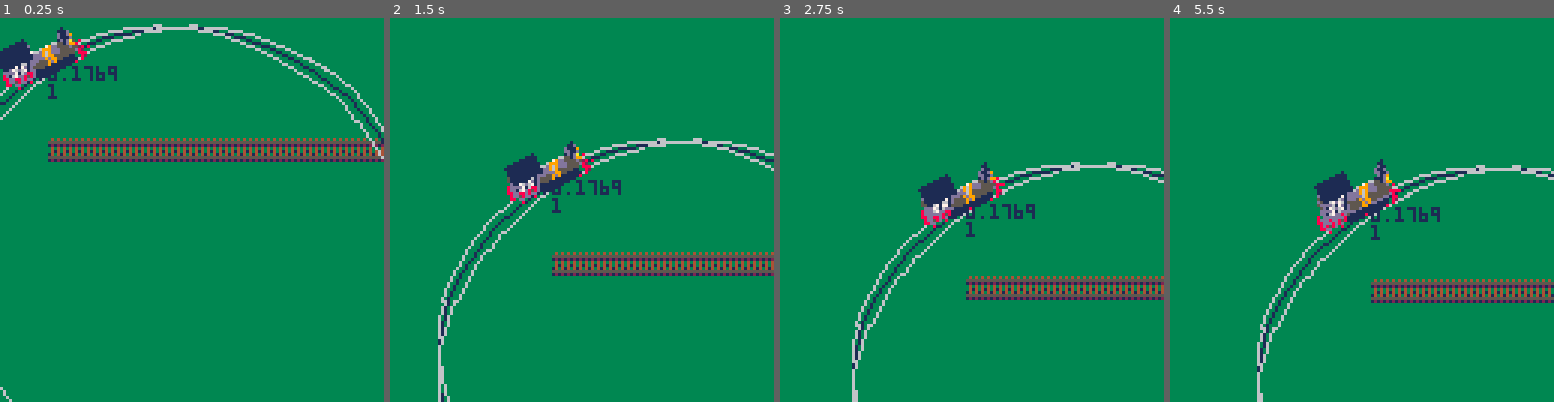
Above: before the commit, frames 1-4 (left to right).
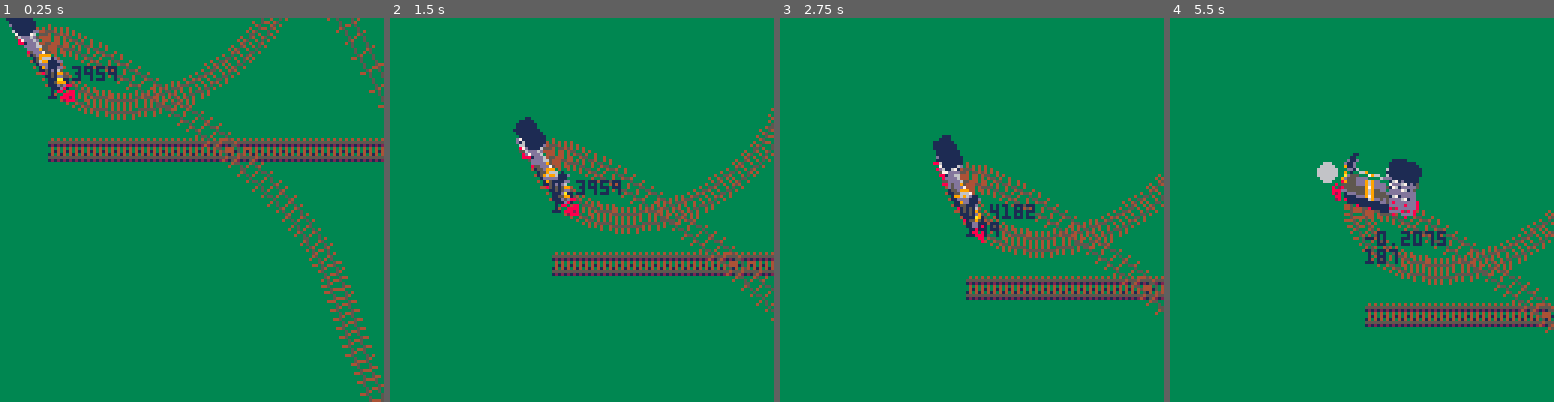
Above: after the commit, the same moments.

Repository: stephanvdwoerd/carts
Game: PICO-8 cartridge loco.p8
Same seed, same stepped clock (60 frames per second), same inputs: the game is played once before the commit and once after it.
Inputs:
- Up to frame 1 (0.25 s): no input
- Up to frame 2 (1.5 s): tap X (X key) at 1.07 s
- Up to frame 3 (2.75 s): hold Left 1.97-2.37 s; tap X (X key) at 2.07, 2.4, 2.73 s; hold Down from 2.42 s (still down)
- Up to frame 4 (5.5 s): release Down at 2.82 s; hold Right 2.87-3.53 s; tap X (X key) every 0.33 s from 3.07 to 5.4 s; hold Up 3.58-4.08 s; hold Right 4.13-4.53 s; hold Down 4.58-5.08 s; hold Left from 5.13 s (still down)

The runs differ from the first frame. In frame 1, 11% of the frame differs, in the area x 0-100%, y 0-100%; in frame 2, 8.5%; in frame 3, 7.9%; in frame 4, 13%, in the area x 22-100%, y 35-100%.

Commit message:
metronome

Diff:
--- /dev/null
+++ b/bezzy cubic.p8
@@ -0,0 +1,141 @@
+pico-8 cartridge // http://www.pico-8.com
+version 18
+__lua__
+function _init()
+    p0={
+    x=20,
+    y=100,
+    }
+    p1={
+    x=80,
+    y=100,
+    }
+    p2={
+    x=20,
+    y=60,
+    }
+    p3={
+    x=80,
+    y=60,
+    }
+    t=0
+    cp=2
+end
+…(6 lines of a section not shown)…
+function lv(v1,v2,t)
+    return (1-t)*v1+t*v2
+end
+
+--Quadratic Bezier Curve Vector
+function qbcvector(v1,v2,v3,t)
+    return  lv(lv(v1,v3,t), lv(v3,v2,t),t)
+end
+
+
+--draw bezier curve
+
+--x1,y1 = starting point
+--x2,y2 = end point
+--x3,y3 = 3rd manipulating point
+--n = "smoothness"
+--c = color
+function drawqbc(x1,y1,x2,y2,x3,y3,n,c)
+    for i = 1,n do
+        local t = i/n
+       pset(qbcvector(x1,x2,x3,t),qbcvector(y1,y2,y3,t),c)
+    end
+end
+
+-- cubic bezier curve vector
+function cbcvector(v1,v2,v3,v4,t)
+    return  lv(qbcvector(v1,v2,v3,t), qbcvector(v1,v2,v4,t),t)
+end
+--draw cubic bezier curve
+function drawcbc(x1,y1,x2,y2,x3,y3,x4,y4,n,c)
+    for i = 1,n do
+        local t = i/n
+        pset(cbcvector(x1,x2,x3,x4,t),cbcvector(y1,y2,y3,y4,t),c)
+    end
+end
+function _update()
+    t %=1
+    t+=0.01
+    if btnp(❎)   then
+        if cp==2 then
+        cp=3
+        else
+        cp=2
+        end
+    end
+    if btn(➡️) then
+        if cp == 2 then
+        p2.x+=1
+        else
+        p3.x+=1
+        end
+    end
+    if btn(⬅️) then
+        if cp == 2 then
+            p2.x-=1
+            else
+            p3.x-=1
+            end
+    end
+    if btn(⬇️) then
+        if cp == 2 then
+            p2.y+=1
+            else
+            p3.y+=1
+            end
+    end
+    if btn(⬆️) then
+        if cp == 2 then
+            p2.y-=1
+            else
+            p3.y-=1
+            end
+    end
+end
+function _draw()
+    cls()
+    print(t,11)
+    print(cp,0,30,7)
+    --curve
+    --drawqbc(p0.x,p0.y,p1.x,p1.y,p2.x,p2.y,150,2)
+    drawcbc(p0.x,p0.y,p1.x,p1.y,p2.x,p2.y,p3.x,p3.y,150,2)
+
+
+    --points
+    pset(p0.x,p0.y,11)
+    pset(p1.x,p1.y,11)
+    pset(p2.x,p2.y,11)
+    pset(p3.x,p3.y,11)
+    --moving line
+    line(lv(p2.x,p1.x,t),lv(p2.y,p1.y,t),lv(p0.x,p2.x,t),lv(p0.y,p2.y,t),12)
+
+    line(lv(p3.x,p1.x,t),lv(p3.y,p1.y,t),lv(p0.x,p3.x,t),lv(p0.y,p3.y,t),12)
+    line(qbcvector(p0.x,p1.x,p2.x,t),qbcvector(p0.y,p1.y,p2.y,t),qbcvector(p0.x,p1.x,p3.x,t),qbcvector(p0.y,p1.y,p3.y,t),12)
+    --moving points
+    pset(lv(p0.x,p1.x,t),lv(p0.y,p1.y,t),7)
+    pset(lv(p2.x,p1.x,t),lv(p2.y,p1.y,t),7)
+    pset(lv(p0.x,p2.x,t),lv(p0.y,p2.y,t),7)
+    --moving line
+   --line(lv(p2.x,p1.x,t),lv(p2.y,p1.y,t),lv(p0.x,p2.x,t),lv(p0.y,p2.y,t),12)
+    --moving curved point
+    pset(qbcvector(p0.x,p1.x,p2.x,t),qbcvector(p0.y,p1.y,p2.y,t),7)
+    pset(qbcvector(p0.x,p1.x,p3.x,t),qbcvector(p0.y,p1.y,p3.y,t),7)
+    pset(cbcvector(p0.x,p1.x,p2.x,p3.x,t),cbcvector(p0.y,p1.y,p2.y,p3.y,t),7)
+
+end
+__gfx__
+00000000000000000000000000000000000000000000000000000000000000000000000000000000000000000000000000000000000000000000000000000000
+00000000000000000000000000000000000000000000000000000000000000000000000000000000000000000000000000000000000000000000000000000000
+00700700000000000000000000000000000000000000000000000000000000000000000000000000000000000000000000000000000000000000000000000000
+00077000000000000000000000000000000000000000000000000000000000000000000000000000000000000000000000000000000000000000000000000000
+00077000000000000000000000000000000000000000000000000000000000000000000000000000000000000000000000000000000000000000000000000000
+00700700000000000000000000000000000000000000000000000000000000000000000000000000000000000000000000000000000000000000000000000000
--- /dev/null
+++ b/drunk_metro.p8
@@ -0,0 +1,140 @@
+pico-8 cartridge // http://www.pico-8.com
+version 18
+__lua__
+function _init()
+	c4=1
+	c16 = 1
+	c64=1
+	notes={
+	{{2},{4},{4},{4}},
+	{{3},{4},{4},{4}},
+	{{2},{4},{4},{4}},
+	{{3},{4},{4},{4}}
+	}
+	squars={}
+
+end
+
+function _update()
+	if c64 ==5 then
+		c64 =1
+		c16+=1
+	end
+	if c16 ==5 then
+		c16 = 1
+		c4 +=1
+	end
+	if c4== 5 then
+		c4 =1
+	end
+
+	if	c64 == 1 then
+		sfx(notes[c4][c16][1])
+		if c16==1 then
+
+
+			---metronome sounds
+			if c4 ==1 then
+				sfx(0)
+			else
+				sfx(1)
+			end
+		end
+	end
+
+	c64+=1
+end
+
+
+function _draw()
+	cls()
+	print(c64)
+	print(c16)
+	print(c4)
+	drawgrid(20,20,5)
+
+end
+--w is with of each block
+--h is height off each block
+function drawgrid(w,h,space)
+
+
+	for i ,n in pairs(notes) do
+		for index, s in pairs(notes[i]) do
+			if index  == 1 then
+				local x0 = 20
+				local y0 = 20+ (h + space)*(i-1)
+				local x1 = 20+w
+				local y1 = 20+ (h + space)*(i-1)+h
+
+				local c = 6
+
+					if notes[i][index][1] == 4 then
+						c = 11
+					elseif notes[i][index][1] == 2 then
+						c=9
+
+					elseif notes[i][index][1] == 3 then
+						c=12
+					elseif notes[i][index][1] == 4 then
+						c = 11
+					end
+					rectfill(x0+3,y0+3,x0+4,y0+4,c )
+				if i == c4 and index == c16 then
+					rectfill(x0,y0,x1,y1,c)
+				end
+
+				rect(x0,y0,x1,y1,7)
+			elseif index > 1 then
+
+				local x0 = 20 + (w + space)*(index-1)
+				local y0 = 20+ (h + space)*(i-1)
+				local x1 = 20+ (w + space)*(index-1)+w
+				local y1 = 20+ (h + space)*(i-1)+h
+				local y0 = 20+ (h + space)*(i-1)
+
+				local c = 6
+
+					if notes[i][index][1] == 4 then
+						c = 11
+					elseif notes[i][index][1] == 2 then
+						c=9
+
+					elseif notes[i][index][1] == 3 then
+						c=12
+					elseif notes[i][index][1] == 4 then
+						c = 11
+					end
+
+				rectfill(x0+3,y0+3,x0+4,y0+4,c )
+				if i == c4 and index == c16 then
+
+					rectfill(x0,y0,x1,y1,c)
+				end
+
+				rect(x0,y0,x1,y1,7)
+
+			end
+		end
+
+
+	end
+end
+…(18 lines of a section not shown)…
--- a/loco.p8
+++ b/loco.p8
@@ -2,6 +2,7 @@
 version 18
 __lua__
 function _init()
+	t=0
 	cam={
 	x=0,
 	y=0
@@ -19,7 +20,8 @@
 	acc=0.01,
 	drag=0.99,
 	a=0,
-	currentpoint=1
+	currentpoint=1,
+	tuff=0
 
 	}
 demom=1
@@ -30,23 +32,35 @@
 {x=100,y=10},
 {x=110,y=120},
 {x=-10,y=120},
+{x=-100,y=50}
 }
 roughcpoints={
 	{x=50,y=-30},
 	{x=150,y=70},
 	{x=70,y=180},
-	{x=-70,y=50},
+	{x=-100,y=170},
+	{x=-20,y=20}
 	}
+curvepoints={}
 trackpoints={ }
-railsinit()
+puffs={}
+--railsinit(20)
+inittrail(curvepoints,trackpoints,5,50,500)
 end
 
 function _update()
-
+	t+=1
 	camera(cam.x, cam.y)
 	cam.y= lerp(loco.y-64, cam.y, 0.96)
 	cam.x= lerp(loco.x-64, cam.x, 0.96)
 
+	loco.tuff += abs(loco.spd / 4)
+
+	if loco.tuff > 1 and abs(loco.spd) >0.05  then
+		makepuff(loco.x +8*cos(1-loco.a+0.25) -6*xlayermult(loco.x),loco.y +8*sin(1-loco.a+0.25) -6*ylayermult(loco.y),0.33)
+		loco.tuff = 0
+		sfx(0)
+	end
 
 
 
@@ -97,24 +111,39 @@
 
 
 	rails()
-	if loco.currentpoint+1 <= #trackpoints then
-		if abs( trackpoints[loco.currentpoint+1].x - loco.x )<3 and abs( trackpoints[loco.currentpoint+1].y - loco.y )<3then
-
+	if loco.spd >0 then
+		if loco.currentpoint+1 <= #trackpoints then
+			if abs( trackpoints[loco.currentpoint+1].x - loco.x )<1 and abs( trackpoints[loco.currentpoint+1].y - loco.y )<1then
+				loco.x = trackpoints[loco.currentpoint+1].x
+				loco.y = trackpoints[loco.currentpoint+1].y
 				loco.currentpoint+=1
-		end
-	else
+			end
+		else
 
 			loco.currentpoint=1
-
-
-	end
-
+		end
+
+
+	elseif loco.spd<0 then
+
+		if loco.currentpoint-1 > 0 then
+			if abs( trackpoints[loco.currentpoint].x - loco.x )<1 and abs( trackpoints[loco.currentpoint].y - loco.y )<1then
+				loco.x = trackpoints[loco.currentpoint].x
+				loco.y = trackpoints[loco.currentpoint].y
+				loco.currentpoint-=1
+			end
+		else
+
+			loco.currentpoint=#trackpoints
+		end
+	end
 	loco.a = trackpoints[loco.currentpoint].a
 
 	--layerdraw(loco.x,loco.y,loco.layers,loco.w)
 	layerdrawr(loco.x,loco.y,loco.layersx,loco.layersy,loco.w,loco.a-0.25)
 	print(loco.a)
 	print(loco.currentpoint)
+	drawpuffs()
 end
 -->8
 --graphics
@@ -183,18 +212,22 @@
 
 
 -->8
-function railsinit()
+--rails
+--[[
+function railsinit(n)
 	for i,p in pairs(roughpoints) do
 		if i+1 <=  #roughpoints then
 			maketrackpart(p.x,p.y,roughpoints[i+1].x,roughpoints[i+1].y,
-			roughcpoints[i].x,roughcpoints[i].y,20,trackpoints)
+			roughcpoints[i].x,roughcpoints[i].y,n,trackpoints)
 		else
 			maketrackpart(p.x,p.y,roughpoints[1].x,roughpoints[1].y,
-			roughcpoints[i].x,roughcpoints[i].y,20,trackpoints)
-		end
-	end
-end
+			roughcpoints[i].x,roughcpoints[i].y,n,trackpoints)
+		end
+	end
+end
+--]]
 --rails
+
 function rails()
 
 
@@ -220,15 +253,87 @@
 
 
 		--print(t.a)
-		line(t.x,t.y,nextx,nexty,1)
-		line(t.x+3*cos(t.a+0.25),t.y+3*sin(t.a+0.25)
-		,nextx+3*cos(t.a+0.25), nexty+3*sin(t.a+0.25),6)
-
-
-
-		line(t.x-3*cos(t.a+0.25),t.y-3*sin(t.a+0.25)
-		, nextx-3*cos(t.a+0.25), nexty-3*sin(t.a+0.25),6)
-	end
+		line(t.x-4*cos(1-t.a),t.y-4*sin(1-t.a),t.x,t.y,4)
+		line(t.x+4*cos(1-t.a),t.y+4*sin(1-t.a),t.x,t.y,4)
+
+		--line(t.x,t.y,nextx,nexty,1)
+
+		line(t.x-2*cos(1-t.a),t.y-2*sin(1-t.a),nextx-2*cos(1-t.a),nexty-2*sin(1-t.a),5)
+		line(t.x+2*cos(1-t.a),t.y+2*sin(1-t.a),nextx+2*cos(1-t.a),nexty+2*sin(1-t.a),5)
+		--line(t.x+3*cos(t.a+0.25),t.y+3*sin(t.a+0.25)
+		--,nextx+3*cos(t.a+0.25), nexty+3*sin(t.a+0.25),6)
+
+
+
+		--line(t.x-3*cos(t.a+0.25),t.y-3*sin(t.a+0.25)
+		--, nextx-3*cos(t.a+0.25), nexty-3*sin(t.a+0.25),6)
+
+	end
+end
+
+function inittrail(points,trackpoints,n1,n2,n3)
+
+    for i = 1,n1 do
+        if i == 1 then
+        add(points,
+            {x=0,y=0,cp={{x=0,y=0},{x=0,y=0}}}
+        )
+        elseif i >1 and i < n1 then
+            local x = n3 - rnd(n3)-(n3/2)
+            local y = n3 - rnd(n3)-(n3/2)
+           --x %= 128
+        	--y %= 128
+            add(points,
+            {x=x,y=y,cp={{x=0,y=0},{x=0,y=0}}}
+        )
+
+        end
+    end
+…(4 lines of a section not shown)…
+    for i,p in pairs(points) do
+
+        if i == 1 then
+            p.cp[1].x = p.x +rnd(140)-70
+            p.cp[1].y = p.y +rnd(140)-70
+            p.cp[2].x = points[i+1].x +rnd(140)-70
+            p.cp[2].y = points[i+1].y +rnd(140)-70
+            makecbcpoints(p.x,p.y,points[i+1].x,points[i+1].y,
+            p.cp[1].x,p.cp[1].y,p.cp[2].x,p.cp[2].y,n2,trackpoints)
+        end
+       if i >1 and i< #points then
+
+          --  local ba = atan2(p.x-points[i-1].cp2.x,
+            --p.y-points[i-1].cp2.x)
+            local xdist = p.x-points[i-1].cp[2].x
+            local ydist = p.y-points[i-1].cp[2].y
+
+            p.cp[1].x = p.x + xdist
+			p.cp[1].y = p.y + ydist
+
+            p.cp[2].x = points[i+1].x +rnd(140)-70
+            p.cp[2].y = points[i+1].y +rnd(140)-70
+
+			makecbcpoints(p.x,p.y,points[i+1].x,points[i+1].y,
+            p.cp[1].x,p.cp[1].y,p.cp[2].x,p.cp[2].y,n2,trackpoints)
+        end
+        if i == #points then
+            local xdist = p.x-points[i-1].cp[2].x
+            local ydist = p.y-points[i-1].cp[2].y
+            local xdist2 = points[1].x-points[1].cp[1].x
+            local ydist2 = points[1].y-points[1].cp[1].y
+
+            p.cp[1].x = p.x + xdist
+            p.cp[1].y = p.y + ydist
+            p.cp[2].x =  points[1].x + xdist2
+            p.cp[2].y =  points[1].y + ydist2
+            makecbcpoints(p.x,p.y,points[1].x,points[1].y,
+            p.cp[1].x,p.cp[1].y,p.cp[2].x,p.cp[2].y,n2,trackpoints)
+        end
+
+    end
 end
 
 function lv(v1,v2,t)
@@ -239,6 +344,10 @@
 function qbcvector(v1,v2,v3,t)
     return  lv(lv(v1,v3,t), lv(v3,v2,t),t)
 end
+function cbcvector(v1,v2,v3,v4,t)
+    return  lv(qbcvector(v1,v2,v3,t), qbcvector(v1,v2,v4,t),t)
+end
+
 --n = "smoothness"
 -- trackpoint contain {x=0,y=0,a=0},
 function maketrackpart(x1,y1,x2,y2,x3,y3,n,track)
@@ -248,12 +357,68 @@
        --pset(qbcvector(x1,x2,x3,t),qbcvector(y1,y2,y3,t),c)
     end
 end
+function makecbcpoints(x1,y1,x2,y2,x3,y3,x4,y4,n,trackpoints)
+    for i = 1,n do
+        local t = i/n
+        local x=cbcvector(x1,x2,x3,x4,t)
+        local y=cbcvector(y1,y2,y3,y4,t)
+
+        add(trackpoints,
+        {x=x,
+        y=y} )
+    end
+end
 function drawqbc(x1,y1,x2,y2,x3,y3,n,c)
     for i = 1,n do
         local t = i/n
        pset(qbcvector(x1,x2,x3,t),qbcvector(y1,y2,y3,t),c)
     end
 end
+-->8
+--puffypuff
+function makepuff(x1,y1,a)
+	add(puffs,
+		{
+			x=x1,
+			y=y1,
+			vx=cos(a)/4+rnd(0.1)-0.05,
+			vy=sin(a)/4+rnd(0.1)-0.05,
+			t=0,
+			mt=50+rnd(40)-20,
+			c=7,
+			ms=4+rnd(2)-1,
+			s=2
+		}
+	)
+end
+function drawpuffs()
+	for p in all(puffs) do
+		p.t+=1
+		local tp = p.t/p.mt
+
+		p.x+=p.vx
+		p.y+=p.vy
+		if tp > 0.5 then
+			p.c =6
+		end
+		p.s =1+ flr( (p.ms) *tp)
+
+		if p.t > 40 then
+			p.c =5
+		end
+
+
+
+		circfill(p.x,p.y,p.s,p.c)
+		fillp()
+
+		if p.t > 50 then
+			del(puffs,p)
+		end
+	end
+end
+
+
 __gfx__
 00000000000000000000000000000000000000000000000000000000000000000000000000000000000000000000000000000000000000000000000000000000
 00000000000000000000000000000000000000000000000000000000000000000000000000000000000000000000000000000000000000000000000000000000
@@ -300,13 +465,13 @@
 00000000000000000000000000000000000000000000000000000000000000000000000000000000000000000000000000000000000000000000000000000000
 00000000000000000000000000000000000000000000000000000000000000000000000000000000000000000000000000000000000000000000000000000000
 00000000000000000000000000000000000000000000000000000000000000000000000000000000000000000000000000000000000000000000000000000000
-00000000000000000000000000000000000000000000000000000000000000000000000001111111111100000000000000000000000000000000000000000000
+00000000000000000000000000000000000000000000000000000000000000000000000000111111111000000000000000000000000000000000000000000000
 0dd1671671d000000000000000000000000000000000000000000000000000000000000001111111111100000000000000000000000000000000000000000000
 05dddddddd7000000000000100000000000000000000000000000000000000000000000001111111111100000000000110000000000000000000000000000000
 05dddddddd6066669796661116900000000000000000000000000000000000000000000001111111111100000000000110000000000000000000000000000000
 05dddddddd7000000000000100000000000000000000000000000000000000000000000001111111111100000000000110000000000000000000000000000000
 0dd1761761d000000000000000000000000000000000000000000000000000000000000001111111111100000000000000000000000000000000000000000000
-00000000000000000000000000000000000000000000000000000000000000000000000001111111111100000000000000000000000000000000000000000000
+00000000000000000000000000000000000000000000000000000000000000000000000000111111111000000000000000000000000000000000000000000000
 0000000000000000000000000000000000000000000000d676d00000000000000000000000000000000000000000000000000000000000000000000000000000
 0000000000000000000000000000000000000000000000ddddd00000000000000000000000000000000000000000000000000000000000000000000000000000
 00000000000000000000000000000000000000000000001ddd100000000000000000000000000000000000000000000000000000000000000000000000000000
--- /dev/null
+++ b/metronome.p8
@@ -0,0 +1,169 @@
+pico-8 cartridge // http://www.pico-8.com
+version 18
+__lua__
+function _init()
+	c4=1
+	c16 = 1
+	c64=1
+	notes={
+	{{2,4},{4},{4},{4}},
+	{{3,2,4},{4},{4},{4,2}},
+	{{2,4},{4},{4},{4}},
+	{{3,2,4},{4},{4},{4,2}}
+	}
+
+	mouse={
+		x=0,
+		y=0,
+		ispressed = false,
+		hasclicked= false
+	}
+	selectednote = 5
+	poke(0x5F2D, 1)
+	metroon=false
+end
+
+function _update()
+	mouse.x =stat(32)
+	mouse.y=stat(33)
+	if stat(34)== 1 then
+		mouse.ispressed  = true
+	else
+		mouse.ispressed = false
+		mouse.hasclicked = false
+	end
+
+	if c64 ==5 then
+		c64 =1
+		c16+=1
+	end
+	if c16 ==5 then
+		c16 = 1
+		c4 +=1
+	end
+	if c4== 5 then
+		c4 =1
+	end
+
+	if	c64 == 1 then
+		for i,n in pairs(notes[c4][c16]) do
+			sfx(notes[c4][c16][i])
+		end
+		if c16==1 then
+
+
+			---metronome sounds
+			if c4 ==1 and metroon then
+				sfx(0)
+			elseif metroon then
+				sfx(1)
+			end
+		end
+	end
+
+	c64+=1
+	if btnp(❎)   then
+		metroon = not metroon
+	end
+end
+
+
+function _draw()
+	cls()
+	drawgrid(20,20,5)
+	spr(0,mouse.x-1,mouse.y-1)
+	print(mouse.ispressed)
+
+end
+--w is with of each block
+--h is height off each block
+function drawgrid(w,h,space)
+
+
+	for i ,n in pairs(notes) do
+		for ii, s in pairs(notes[i]) do
+			local c =
+			{6,0,0,0}
+			local x0 = 0
+			local y0 = 0
+			local x1 = 0
+			local y1 = 0
+			if ii  == 1 then
+				x0 = 20
+				y0 = 20+ (h + space)*(i-1)
+				x1 = 20+w
+				y1 = 20+ (h + space)*(i-1)+h
+
+
+			elseif ii > 1 then
+
+				x0 = 20 + (w + space)*(ii-1)
+				y0 = 20+ (h + space)*(i-1)
+				x1 = 20+ (w + space)*(ii-1)+w
+				y1 = 20+ (h + space)*(i-1)+h
+
+			end
+			local ishovering = false
+
+			if mouse.x > x0 and mouse.x< x1 and mouse.y > y0 and mouse.y< y1 then
+				ishovering= true
+				rectfill(x0,y0,x1,y1,5)
+				if mouse.ispressed == true and mouse.hasclicked == false and #notes[i][ii]<4 then
+					add(notes[i][ii],selectednote)
+					mouse.hasclicked = true
+				end
+			end
+
+
+
+			for iii, t in pairs(notes[i][ii]) do
+				if notes[i][ii][iii] != nil then
+
+					if notes[i][ii][iii] == 4 then
+						c[iii] = 11
+					elseif notes[i][ii][iii] == 2 then
+						c[iii] =9
+
+					elseif notes[i][ii][iii] == 3 then
+						c[iii] =12
+					elseif notes[i][ii][iii] == 4 then
+						c[iii] = 11
+					elseif notes[i][ii][iii] == 5 then
+						c[iii] = 14
+					end
+					rectfill(x0+3+3*(iii-1),y0+3,x0+4+3*(iii-1),y0+4,c[iii] )
+				end
+			end
+			rect(x0,y0,x1,y1,7)
+			if i == c4 and ii == c16 then
+			rect(x0-1,y0-1,x1+1,y1+1,c[1])
+			rect(x0,y0,x1,y1,c[1])
+			end
+…(4 lines of a section not shown)…
+		end
+
+
+	end
+end
+…(19 lines of a section not shown)…
--- /dev/null
+++ b/trail.p8
@@ -0,0 +1,212 @@
+pico-8 cartridge // http://www.pico-8.com
+version 18
+__lua__
+function _init()
+
+--[[
+    p0={
+    x=20,
+    y=100,
+    }
+    p1={
+    x=80,
+    y=100,
+    }
+    p2={
+    x=20,
+    y=60,
+    }
+    p3={
+    x=80,
+    y=60,
+    }
+    --]]
+    t=0
+   -- cp=2
+      --{x,y,cp1.x,cp1.y,cp2.x,cp2.y}
+     curvepoints={
+         --[[
+        {x=20,y=100,cp={{x=0,y=0},{x=0,y=0}}},
+        { x=80,y=100,cp={{x=0,y=0},{x=0,y=0}}},
+
+        {x=80,y=60,cp={{x=0,y=0},{x=0,y=0}}},
+        { x=20,y=60,cp={{x=0,y=0},{x=0,y=0}}},
+        --]]
+    }
+    trackpoints={}
+    inittrail(curvepoints,trackpoints,5,10,20)
+
+end
+function inittrail(points,trackpoints,n1,n2,buffer)
+
+    for i = 1,n1 do
+        if i == 1 then
+        add(points,
+            {x=rnd(128),y=rnd(128),cp={{x=0,y=0},{x=0,y=0}}}
+        )
+        elseif i >1 then
+            local x = points[i-1].x+buffer/2+rnd(128-buffer)
+            local y = points[i-1].y+buffer/2+rnd(128-buffer)
+            x %= 128
+            y %= 128
+            add(points,
+            {x=x,y=y,cp={{x=0,y=0},{x=0,y=0}}}
+        )
+
+        end
+    end
+…(4 lines of a section not shown)…
+    for i,p in pairs(points) do
+
+        if i == 1 then
+            p.cp[1].x = p.x +rnd(40)-20
+            p.cp[1].y = p.y +rnd(40)-20
+            p.cp[2].x = points[i+1].x +rnd(40)-20
+            p.cp[2].y = points[i+1].y +rnd(40)-20
+            makecbcpoints(p.x,p.y,points[i+1].x,points[i+1].y,
+            p.cp[1].x,p.cp[1].y,p.cp[2].x,p.cp[2].y,n2,trackpoints)
+        end
+       if i >1 and i< #points then
+
+          --  local ba = atan2(p.x-points[i-1].cp2.x,
+            --p.y-points[i-1].cp2.x)
+            local xdist = p.x-points[i-1].cp[2].x
+            local ydist = p.y-points[i-1].cp[2].y
+
+            p.cp[1].x = p.x + xdist
+            p.cp[1].y = p.y + ydist
+            p.cp[2].x = points[i+1].x +rnd(40)-20
+            p.cp[2].y = points[i+1].y +rnd(40)-20
+            makecbcpoints(p.x,p.y,points[i+1].x,points[i+1].y,
+            p.cp[1].x,p.cp[1].y,p.cp[2].x,p.cp[2].y,n2,trackpoints)
+        end
+        if i == #points then
+            local xdist = p.x-points[i-1].cp[2].x
+            local ydist = p.y-points[i-1].cp[2].y
+            local xdist2 = points[1].x-points[1].cp[1].x
+            local ydist2 = points[1].y-points[1].cp[1].y
+
+            p.cp[1].x = p.x + xdist
+            p.cp[1].y = p.y + ydist
+            p.cp[2].x =  points[1].x + xdist2
+            p.cp[2].y =  points[1].y + ydist2
+            makecbcpoints(p.x,p.y,points[1].x,points[1].y,
+            p.cp[1].x,p.cp[1].y,p.cp[2].x,p.cp[2].y,n2,trackpoints)
+        end
+
+    end
+end
+
+
+
+function drawtrack(trackpoints)
+    for i,p in pairs(trackpoints) do
+        if i < #trackpoints then
+
+            line(p.x,p.y,trackpoints[i+1].x,trackpoints[i+1].y,7)
+            pset(p.x,p.y,11)
+        else
+
+            line(p.x,p.y,trackpoints[1].x,trackpoints[1].y,7)
+            pset(p.x,p.y,11)
+        end
+…(4 lines of a section not shown)…
+    end
+end
+
+--draw bezier curve
+function makecbcpoints(x1,y1,x2,y2,x3,y3,x4,y4,n,trackpoints)
+    for i = 1,n do
+        local t = i/n
+        local x=cbcvector(x1,x2,x3,x4,t)
+        local y=cbcvector(y1,y2,y3,y4,t)
+
+        add(trackpoints,
+        {x=x,
+        y=y} )
+    end
+end
+
+function lv(v1,v2,t)
+    return (1-t)*v1+t*v2
+end
+
+--Quadratic Bezier Curve Vector
+function qbcvector(v1,v2,v3,t)
+    return  lv(lv(v1,v3,t), lv(v3,v2,t),t)
+end
+
+
+--draw bezier curve
+
+--x1,y1 = starting point
+--x2,y2 = end point
+--x3,y3 = 3rd manipulating point
+--n = "smoothness"
+--c = color
+function drawqbc(x1,y1,x2,y2,x3,y3,n,c)
+    for i = 1,n do
+        local t = i/n
+       pset(qbcvector(x1,x2,x3,t),qbcvector(y1,y2,y3,t),c)
+    end
+end
+
+-- cubic bezier curve vector
+function cbcvector(v1,v2,v3,v4,t)
+    return  lv(qbcvector(v1,v2,v3,t), qbcvector(v1,v2,v4,t),t)
+end
+
+function _update()
+    t %=1
+    t+=0.01
+
+end
+function _draw()
+    cls()
+    print(t,11)
+    drawtrack(trackpoints)
+…(4 lines of a section not shown)…
+    --[[
+    --curve
+    --drawqbc(p0.x,p0.y,p1.x,p1.y,p2.x,p2.y,150,2)
+    drawcbc(p0.x,p0.y,p1.x,p1.y,p2.x,p2.y,p3.x,p3.y,150,2)
+
+
+    --points
+    pset(p0.x,p0.y,11)
+    pset(p1.x,p1.y,11)
+    pset(p2.x,p2.y,11)
+    pset(p3.x,p3.y,11)
+    --moving line
+    line(lv(p2.x,p1.x,t),lv(p2.y,p1.y,t),lv(p0.x,p2.x,t),lv(p0.y,p2.y,t),12)
+
+    line(lv(p3.x,p1.x,t),lv(p3.y,p1.y,t),lv(p0.x,p3.x,t),lv(p0.y,p3.y,t),12)
+    line(qbcvector(p0.x,p1.x,p2.x,t),qbcvector(p0.y,p1.y,p2.y,t),qbcvector(p0.x,p1.x,p3.x,t),qbcvector(p0.y,p1.y,p3.y,t),12)
+    --moving points
+    pset(lv(p0.x,p1.x,t),lv(p0.y,p1.y,t),7)
+    pset(lv(p2.x,p1.x,t),lv(p2.y,p1.y,t),7)
+    pset(lv(p0.x,p2.x,t),lv(p0.y,p2.y,t),7)
+    --moving line
+   --line(lv(p2.x,p1.x,t),lv(p2.y,p1.y,t),lv(p0.x,p2.x,t),lv(p0.y,p2.y,t),12)
+    --moving curved point
+    pset(qbcvector(p0.x,p1.x,p2.x,t),qbcvector(p0.y,p1.y,p2.y,t),7)
+    pset(qbcvector(p0.x,p1.x,p3.x,t),qbcvector(p0.y,p1.y,p3.y,t),7)
+    pset(cbcvector(p0.x,p1.x,p2.x,p3.x,t),cbcvector(p0.y,p1.y,p2.y,p3.y,t),7)
+    --]]
+end
+__gfx__
+00000000000000000000000000000000000000000000000000000000000000000000000000000000000000000000000000000000000000000000000000000000
+00000000000000000000000000000000000000000000000000000000000000000000000000000000000000000000000000000000000000000000000000000000
+00700700000000000000000000000000000000000000000000000000000000000000000000000000000000000000000000000000000000000000000000000000
+00077000000000000000000000000000000000000000000000000000000000000000000000000000000000000000000000000000000000000000000000000000
+00077000000000000000000000000000000000000000000000000000000000000000000000000000000000000000000000000000000000000000000000000000
+00700700000000000000000000000000000000000000000000000000000000000000000000000000000000000000000000000000000000000000000000000000
Not shown, changed: 17 lines of the sprite sheet (__gfx__) section of drunk_metro.p8
Not shown, changed: the music (__music__) section of drunk_metro.p8
Not shown, changed: the sound effects (__sfx__) section of drunk_metro.p8
Not shown, changed: the sound effects (__sfx__) section of loco.p8
Not shown, changed: 18 lines of the sprite sheet (__gfx__) section of metronome.p8
Not shown, changed: the music (__music__) section of metronome.p8
Not shown, changed: the sound effects (__sfx__) section of metronome.p8
Not shown, changed: the music (__music__) section of truck.p8
